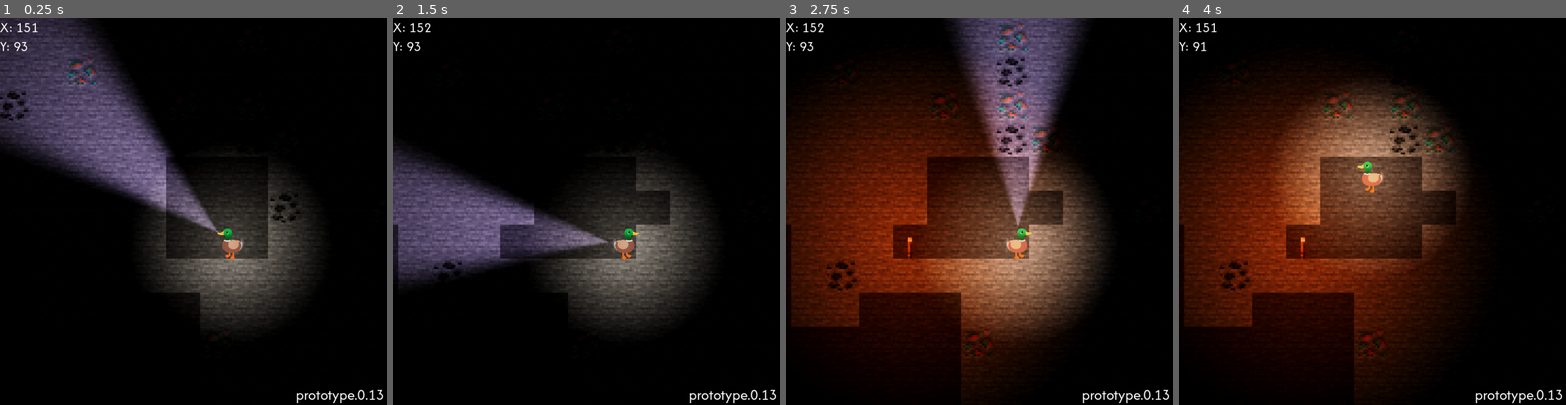
Above: before the commit, frames 1-4 (left to right).
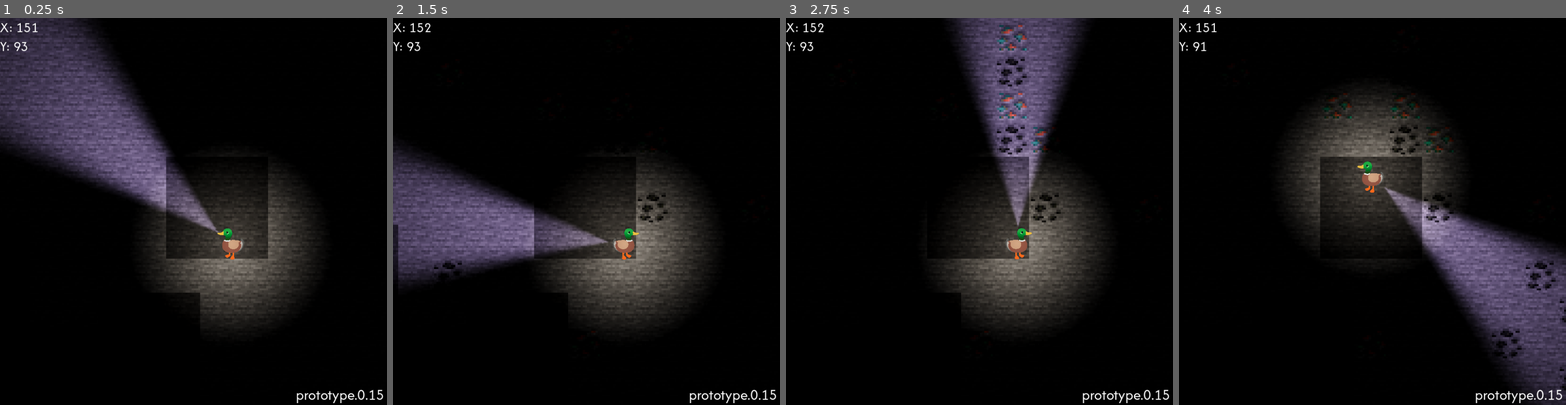
Above: after the commit, the same moments.

Repository: martimcabral/duck-the-miner
Game: Godot game, scene res://scenes/world.tscn
The game is run twice, just before and just after one commit, with the same random seed, the same clock (stepped at 60 frames per second) and the same inputs.
Inputs (mouse positions are in pixels of both pictures, inside the frame that each line leads up to):
- Up to frame 1 (0.25 s): no input
- Up to frame 2 (1.5 s): tap Enter at 0.5 s; move the mouse to (671, 192) at 0.52 s; hold D (Walk_Right) 0.53-1.28 s; hold Ctrl (Agachar) 0.53-1.28 s; click (671, 192) at 0.8 s; move the mouse to (509, 230) at 1.27 s; hold S (Fly_Down) from 1.28 s (still down); click (509, 230) at 1.35 s
- Up to frame 3 (2.75 s): right-click (902, 230) at 1.55 s; tap Space (Fly_Up) at 2 s; move the mouse to (1018, 126) at 2.02 s; release S (Fly_Down) at 2.03 s; hold D (Walk_Right) from 2.03 s (still down); hold Right mouse button (Place_Torch) from 2.03 s (still down); tap Shift (Run) at 2.3 s
- Up to frame 4 (4 s): tap Enter at 2.75 s; move the mouse to (1353, 288) at 2.77 s; release D (Walk_Right) at 2.78 s; release Right mouse button (Place_Torch) at 2.78 s; hold Space (Fly_Up) 2.78-3.53 s; tap Shift (Run) at 2.85 s; tap F (Use_Flashlight, bound only before the commit) at 3.05 s; move the mouse to (1488, 269) at 3.52 s; hold A (Walk_Left) from 3.53 s (still down); hold F (Use_Flashlight, bound only before the commit) from 3.53 s (still down); tap 1 (Hotbar_1, bound only after the commit) at 3.8 s

The runs differ from the first frame. In frame 1, 0.7% of the frame differs, in the area x 0-99%, y 9-98%; in frame 2, 1.3%; in frame 3, 45%; in frame 4, 53%, in the area x 0-100%, y 13-100%.

Commit message:
prototype.0.15

Diff:
--- a/project.godot
+++ b/project.godot
@@ -89,12 +89,6 @@
 "events": [Object(InputEventMouseButton,"resource_local_to_scene":false,"resource_name":"","device":-1,"window_id":0,"a …(256 unchanged characters)…
 ]
 }
-Use_Flashlight={
-"deadzone": 0.5,
-"events": [Object(InputEventKey,"resource_local_to_scene":false,"resource_name":"","device":0,"window_id":0,"alt_pressed":false,"shift_pressed":false,"ctrl_pressed":false,"meta_pressed":false,"pressed":false,"keycode":0,"physical_keycode":70,"key_label":0,"unicode":0,"location":0,"echo":false,"script":null)
-, Object(InputEventKey,"resource_local_to_scene":false,"resource_name":"","device":-1,"window_id":0,"alt_pressed":false,"shift_pressed":false,"ctrl_pressed":false,"meta_pressed":false,"pressed":false,"keycode":0,"physical_keycode":4194438,"key_label":0,"unicode":0,"location":0,"echo":false,"script":null)
-]
-}
 Zoom_In={
 "deadzone": 0.5,
 "events": [Object(InputEventMouseButton,"resource_local_to_scene":false,"resource_name":"","device":-1,"window_id":0,"a …(258 unchanged characters)…
@@ -107,3 +101,23 @@
 , Object(InputEventMouseButton,"resource_local_to_scene":false,"resource_name":"","device":-1,"window_id":0,"alt_presse …(247 unchanged characters)…
 ]
 }
+Hotbar_1={
+"deadzone": 0.5,
+"events": [Object(InputEventKey,"resource_local_to_scene":false,"resource_name":"","device":-1,"window_id":0,"alt_pressed":false,"shift_pressed":false,"ctrl_pressed":false,"meta_pressed":false,"pressed":false,"keycode":0,"physical_keycode":49,"key_label":0,"unicode":49,"location":0,"echo":false,"script":null)
+]
+}
+Hotbar_2={
+"deadzone": 0.5,
+"events": [Object(InputEventKey,"resource_local_to_scene":false,"resource_name":"","device":-1,"window_id":0,"alt_pressed":false,"shift_pressed":false,"ctrl_pressed":false,"meta_pressed":false,"pressed":false,"keycode":0,"physical_keycode":50,"key_label":0,"unicode":50,"location":0,"echo":false,"script":null)
+]
+}
+Hotbar_3={
+"deadzone": 0.5,
+"events": [Object(InputEventKey,"resource_local_to_scene":false,"resource_name":"","device":-1,"window_id":0,"alt_pressed":false,"shift_pressed":false,"ctrl_pressed":false,"meta_pressed":false,"pressed":false,"keycode":0,"physical_keycode":51,"key_label":0,"unicode":51,"location":0,"echo":false,"script":null)
+]
+}
+Hotbar_4={
+"deadzone": 0.5,
+"events": [Object(InputEventKey,"resource_local_to_scene":false,"resource_name":"","device":-1,"window_id":0,"alt_pressed":false,"shift_pressed":false,"ctrl_pressed":false,"meta_pressed":false,"pressed":false,"keycode":0,"physical_keycode":52,"key_label":0,"unicode":52,"location":0,"echo":false,"script":null)
+]
+}
--- a/scenes/player.tscn
+++ b/scenes/player.tscn
@@ -1,6 +1,6 @@
 [gd_scene load_steps=15 format=3 uid="uid://c6nqv0wtxmg0g"]
 
-[ext_resource type="Script" path="res://scripts/player_movement.gd" id="1_ym5y2"]
+[ext_resource type="Script" path="res://scripts/player.gd" id="1_ym5y2"]
 [ext_resource type="Texture2D" uid="uid://n2kwk7luqlx8" path="res://assets/textures/duck.png" id="2_rnfmg"]
 [ext_resource type="Texture2D" uid="uid://bjod08dslu63f" path="res://assets/textures/point_light.png" id="3_jwt0r"]
 [ext_resource type="Texture2D" uid="uid://cvesw4kr1dsav" path="res://assets/textures/flashlight_beam_larger.png" id="4_83sd1"]
@@ -63,7 +63,7 @@
 grow_vertical = 0
 theme_override_fonts/normal_font = ExtResource("6_s2420")
 theme_override_font_sizes/normal_font_size = 32
-text = "prototype.0.13"
+text = "prototype.0.15"
 tab_size = 5
 
 [node name="PlayerPosition" type="RichTextLabel" parent="Camera2D/HUD"]
@@ -95,6 +95,5 @@
 stream = ExtResource("11_jh44c")
 
 [node name="PlaceBlock" type="AudioStreamPlayer2D" parent="Player Sounds"]
-position = Vector2(-1, 0)
 stream = ExtResource("12_r1vvj")
 volume_db = -10.0
--- a/scenes/world.tscn
+++ b/scenes/world.tscn
@@ -112,7 +112,7 @@
 tile_set = SubResource("TileSet_60hiy")
 
 [node name="TimeToPutOres" type="Timer" parent="TileMap"]
-wait_time = 0.1
+wait_time = 0.5
 one_shot = true
 autostart = true
 
--- a/scripts/flashlight.gd
+++ b/scripts/flashlight.gd
@@ -1,12 +1,13 @@
 extends PointLight2D
+
+@onready var player = $".."
 
 var flashlight : bool = true
 
 # Called every frame. 'delta' is the elapsed time since the previous frame.
 func _process(_delta: float) -> void:
 	look_at(get_global_mouse_position())
-
-	if Input.is_action_pressed("Use_Flashlight"):
+	if Input.is_action_pressed("Place_Torch") and $"..".current_item == 4:
 		match (flashlight):
 			true:
 				$".".energy = 0
--- a/scripts/mine.gd
+++ b/scripts/mine.gd
@@ -1,8 +1,11 @@
 extends TileMap
+
+@onready var player = $"../Player"
 
 # Called when the node enters the scene tree for the first time.
 func _ready() -> void:
 	pass
+
 # Called every frame. 'delta' is the elapsed time since the previous frame.
 func _physics_process(_delta):
 	var tile_pos = $CaveSystem.local_to_map($CaveSystem.get_global_mouse_position())
@@ -11,29 +14,30 @@
 	$"../Player/Player Sounds".position = tile_pos
 
 	if (Input.is_action_just_pressed("Destroy_Block")):
-		print(tile_data, " ", tile_id)
-		print("Properties Changed on Tile: (x: ", tile_pos.x, ", y: ", tile_pos.y, ")")
+		if player.current_item == 2:
+			print(tile_data, " ", tile_id)
+			print("Properties Changed on Tile: (x: ", tile_pos.x, ", y: ", tile_pos.y, ")")
 
-		if not ($CaveSystem.get_cell_atlas_coords(tile_pos) == Vector2i(0, 1)):
-			var mining_sound_effect = randi_range(1,6)
-			match mining_sound_effect:
-				1:
-					$"../Player/Player Sounds/Mining1".play()
-				2:
-					$"../Player/Player Sounds/Mining2".play()
-				3:
-					$"../Player/Player Sounds/Mining3".play()
-				4:
-					$"../Player/Player Sounds/Mining4".play()
-				5:
-					$"../Player/Player Sounds/Mining5".play()
-				6:
-					$"../Player/Player Sounds/Mining6".play()
+			if not ($CaveSystem.get_cell_atlas_coords(tile_pos) == Vector2i(0, 1)):
+				var mining_sound_effect = randi_range(1,6)
+				match mining_sound_effect:
+					1:
+						$"../Player/Player Sounds/Mining1".play()
+					2:
+						$"../Player/Player Sounds/Mining2".play()
+					3:
+						$"../Player/Player Sounds/Mining3".play()
+					4:
+						$"../Player/Player Sounds/Mining4".play()
+					5:
+						$"../Player/Player Sounds/Mining5".play()
+					6:
+						$"../Player/Player Sounds/Mining6".play()
 
-		if not ($CaveSystem.get_cell_atlas_coords(tile_pos) == Vector2i(2, 2)):
-			$CaveSystem.set_cell(tile_pos, 0, Vector2i(0, 1))
+			if not ($CaveSystem.get_cell_atlas_coords(tile_pos) == Vector2i(2, 2)):
+				$CaveSystem.set_cell(tile_pos, 0, Vector2i(0, 1))
 
-	if (Input.is_action_just_pressed("Place_Torch")):
+	if (Input.is_action_just_pressed("Place_Torch")) and player.current_item == 3:
 		if ($CaveSystem.get_cell_atlas_coords(tile_pos) == Vector2i(0, 1)):
 			var torch_scene : PackedScene = preload("res://scenes/torch.tscn")
 			var torch = torch_scene.instantiate()
--- a/scripts/player_movement.gd
+++ b/scripts/player.gd
@@ -1,4 +1,6 @@
 extends CharacterBody2D
+
+var current_item = 1
 
 var speed = 100
 const accel = 250
@@ -48,4 +50,21 @@
 		if $Camera2D.zoom > zoom_min:
 			$Camera2D.zoom -= Vector2(0.1, 0.1)
 
+	if Input.is_action_just_pressed("Hotbar_1"):
+		current_item = 1
+		var cursor_texture = preload("res://assets/textures/cursors/diamond_sword.png")
+		Input.set_custom_mouse_cursor(cursor_texture)
+	if Input.is_action_just_pressed("Hotbar_2"):
+		current_item = 2
+		var cursor_texture = preload("res://assets/textures/cursors/diamond_pickaxe.png")
+		Input.set_custom_mouse_cursor(cursor_texture)
+	if Input.is_action_just_pressed("Hotbar_3"):
+		current_item = 3
+		var cursor_texture = preload("res://assets/textures/cursors/torch.png")
+		Input.set_custom_mouse_cursor(cursor_texture)
+	if Input.is_action_just_pressed("Hotbar_4"):
+		current_item = 4
+		var cursor_texture = preload("res://assets/textures/cursors/flashlight_item.png")
+		Input.set_custom_mouse_cursor(cursor_texture)
+
 	$Camera2D/HUD/PlayerPosition.text = "X: " + str(int($".".position.x) / 16) + "\nY: " + str(int($".".position.y) / 16)
--- a/scripts/player_movement_old.gd
+++ /dev/null
@@ -1,61 +0,0 @@
-extends CharacterBody2D
-
-const speed = 80
-const accel = 250
-const friction = 200
-
-var input = Vector2.ZERO
-
-func _ready():
-	pass
-
-func _physics_process(delta):
-	var player_texture = preload("res://assets/textures/duck.png")
-	var squat_texture = preload("res://assets/textures/duck_squat.png")
-
-	velocity = Vector2()
-
-	# Handle movement input
-	if Input.is_action_pressed("Walk_Right"):
-		$Sprite2D.flip_h = true
-		velocity.x += speed
-
-		if Input.is_action_pressed("Run"):
-			velocity.x += speed * 0.5
-		if Input.is_action_pressed("Agachar"):
-			velocity.x -= speed * 0.5
-
-	if Input.is_action_pressed("Walk_Left"):
-		$Sprite2D.flip_h = false
-		velocity.x -= speed
-
-		if Input.is_action_pressed("Run"):
-			velocity.x -= speed * 0.5
-		if Input.is_action_pressed("Agachar"):
-			velocity.x += speed * 0.5
-
-	# Change sprite texture based on crouching
-	if Input.is_action_pressed("Agachar"):
-		$Sprite2D.texture = squat_texture
-	else:
-		$Sprite2D.texture = player_texture
-
-	# Handle vertical movement
-	if Input.is_action_pressed("Fly_Up"):
-		velocity.y -= speed * 2
-	if Input.is_action_just_released("Fly_Up"):
-		velocity.y -= speed * 2
-	else:
-		velocity.y += 50
-
-	# Apply friction when no input is detected
-	if not (Input.is_action_pressed("Walk_Right") or Input.is_action_pressed("Walk_Left")):
-		if velocity.x > 0:
-			velocity.x = max(velocity.x - friction * delta, 0)
-		elif velocity.x < 0:
-			velocity.x = min(velocity.x + friction * delta, 0)
-
-	move_and_slide()
-
-func print_player_location():
-	print("Player Location: (x: ", abs($Sprite2D.global_position.x), ", y: ", abs($Sprite2D.global_position.y), ")")
Binary file added: assets/textures/cursors/diamond_pickaxe.png
Not shown, added: assets/textures/cursors/diamond_pickaxe.png.import
Binary file added: assets/textures/cursors/diamond_sword.png
Not shown, added: assets/textures/cursors/diamond_sword.png.import
Binary file added: assets/textures/cursors/flashlight_item.png
Not shown, added: assets/textures/cursors/flashlight_item.png.import
Binary file added: assets/textures/cursors/torch.png
Not shown, added: assets/textures/cursors/torch.png.import
